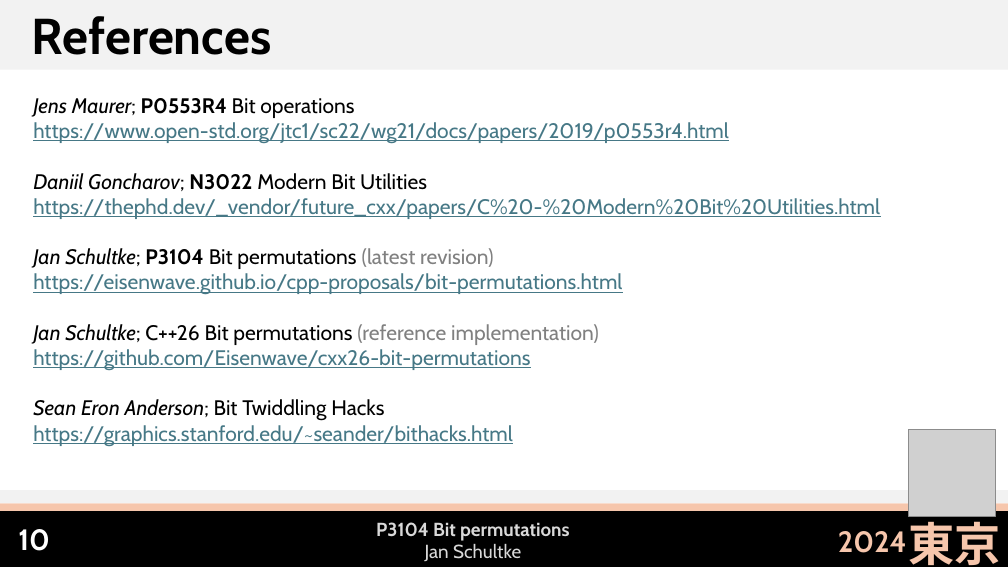
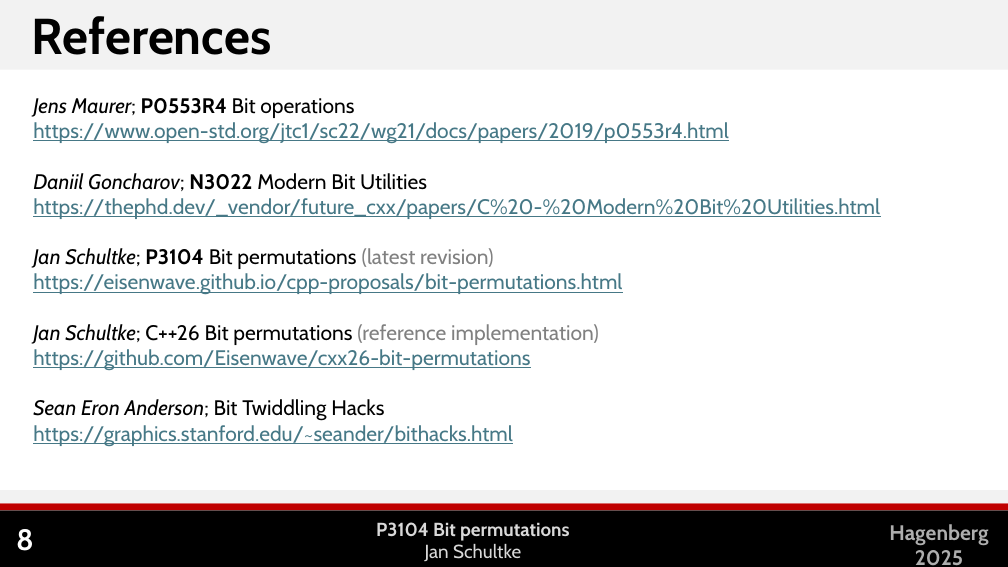
Before and after one commit to Eisenwave/cpp-proposals, a slide deck: slide 9 of slides/p3104-slides.pptx (slide 11 before the commit). Drawn at 1008x567 pixels with LibreOffice and Linux fonts; fonts in the diff are those of the drawing; grey boxes stand for pictures. Boxes give left, top, right and bottom in pixels: in the first picture for what was removed or moved away, otherwise in the second. Text is boxed around its words. In the diff, an @@ line names an element or a change of style, - is before the commit and + after.

```diff
--- a/slides/p3104-slides.pptx
+++ b/slides/p3104-slides.pptx
@@ picture removed at [909, 430, 996, 516] @@
@@ rectangle at [0, 504, 1008, 510]: fill #F6C6AC to #C00000 @@
@@ page number added at [16, 529, 34, 551], 28 pt, text #FFFFFF, bold @@
+8
@@ page number removed at [18, 529, 50, 551] @@
-10
@@ text removed at [838, 531, 907, 553] @@
-2024
@@ text added at [889, 524, 988, 566], 20 pt, text #AEAEAE, bold @@
+Hagenberg
+2025
@@ text removed at [908, 514, 1000, 565] @@
-東京
```
Also in this commit, not shown: 8 other slides changed, 2 slides removed, 1 other file.
